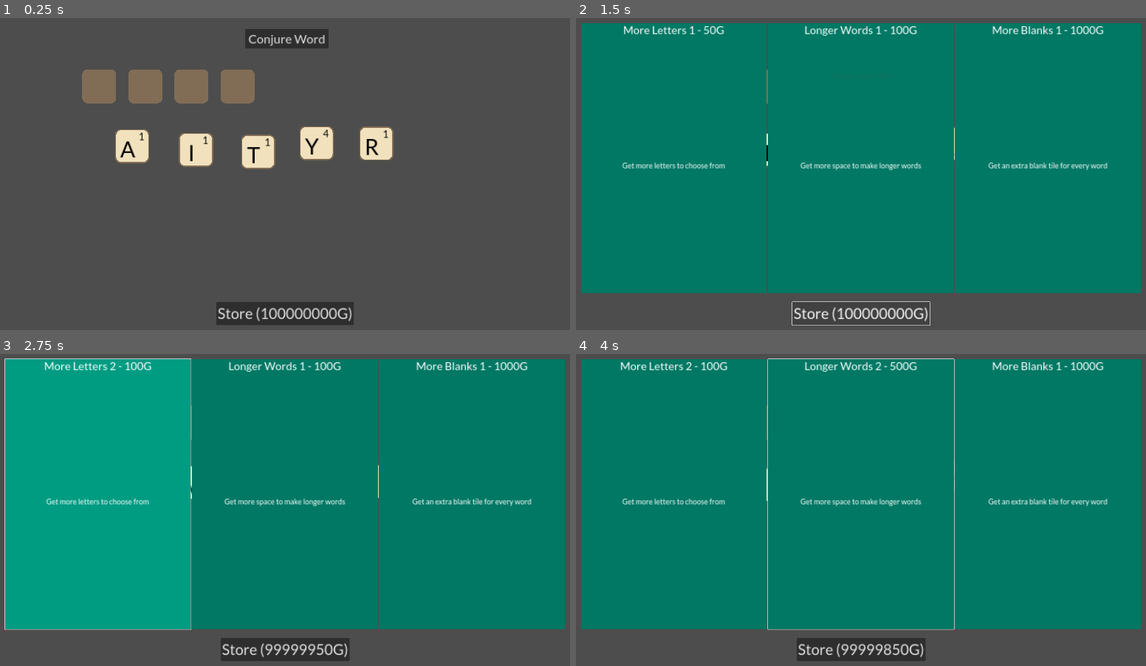
Above: before the commit, frames 1-4 (two rows, left to right).
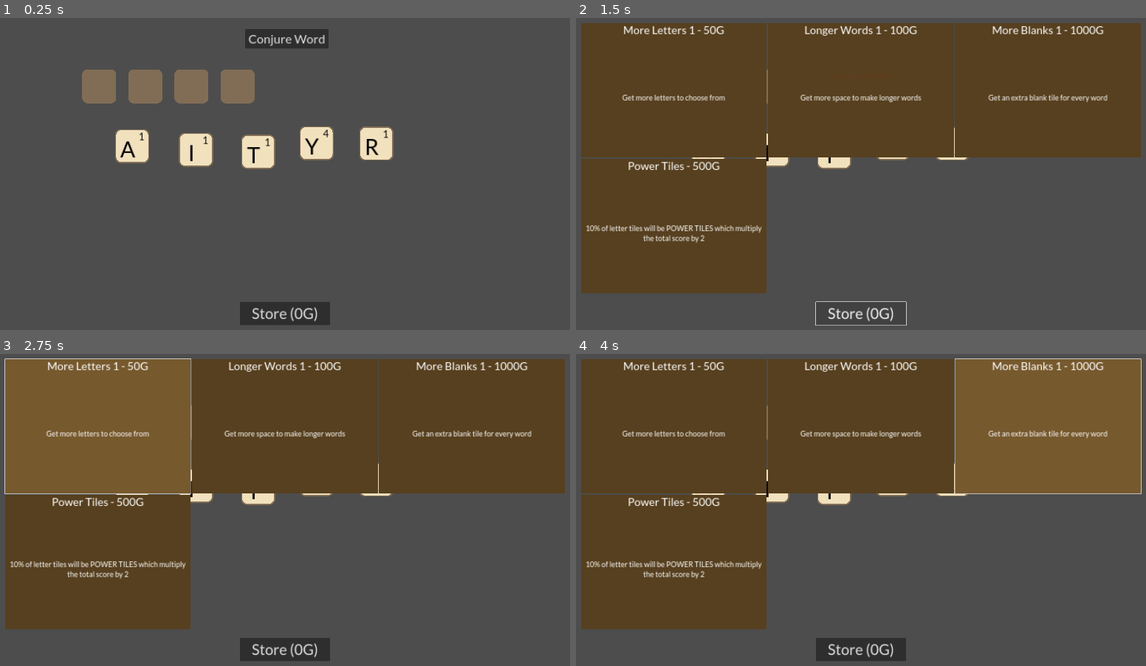
Above: after the commit, the same moments.

Repository: r0ckwav3/lexical-hexer
Game: Godot game, scene res://Scenes/Main.tscn
The game is run twice, just before and just after one commit, with the same random seed, the same clock (stepped at 60 frames per second) and the same inputs.
Inputs (mouse positions are in pixels of both pictures, inside the frame that each line leads up to; where the layout moved, square brackets give the same spot in the first picture):
- Up to frame 1 (0.25 s): no input
- Up to frame 2 (1.5 s): click "Conjure Word" at 0.5 s; click "Store (100000000G)" (after the commit: "Store (0G)") at 1.25 s
- Up to frame 3 (2.75 s): click (96, 425) [96, 494] at 2 s
- Up to frame 4 (4 s): click (861, 425) [861, 494] at 2.75 s; click (1049, 425) [1049, 494] at 3.5 s

The runs differ from the first frame. In frame 1, 0.9% of the frame differs, in the area x 37-63%, y 91-99%; in frame 2, 85%; in frame 3, 86%; in frame 4, 86%, in the area x 0-100%, y 1-99%.

Commit message:
add power tiles

Diff:
--- a/Assets/ShopTheme.tres
+++ b/Assets/ShopTheme.tres
@@ -1,13 +1,13 @@
 [gd_resource type="Theme" load_steps=4 format=3 uid="uid://bplvseo1mim6v"]
 
 [sub_resource type="StyleBoxFlat" id="StyleBoxFlat_yni7m"]
-bg_color = Color(0, 0.611765, 0.509804, 1)
+bg_color = Color(0.466667, 0.34902, 0.180392, 1)
 
 [sub_resource type="StyleBoxFlat" id="StyleBoxFlat_gaqix"]
-bg_color = Color(0, 0.470588, 0.392157, 1)
+bg_color = Color(0.341176, 0.25098, 0.121569, 1)
 
 [sub_resource type="StyleBoxFlat" id="StyleBoxFlat_4kf3j"]
-bg_color = Color(0, 0.384314, 0.431373, 1)
+bg_color = Color(0.223529, 0.0745098, 0.0156863, 1)
 
 [resource]
 Button/font_sizes/font_size = 24
--- a/Scenes/LetterTile.tscn
+++ b/Scenes/LetterTile.tscn
@@ -1,15 +1,15 @@
-[gd_scene load_steps=4 format=3 uid="uid://batc3rb0yxb13"]
+[gd_scene load_steps=5 format=3 uid="uid://batc3rb0yxb13"]
 
 [ext_resource type="Script" path="res://Scripts/LetterTile.gd" id="1_vdqk0"]
 [ext_resource type="Texture2D" uid="uid://dv1fk3kifs8oc" path="res://Assets/TileBack.png" id="1_vrhfx"]
+[ext_resource type="Texture2D" uid="uid://byovltxannfvd" path="res://Assets/PowerTile.png" id="2_4imkl"]
 
 [sub_resource type="RectangleShape2D" id="RectangleShape2D_4pljf"]
 size = Vector2(112, 111)
 
 [node name="LetterTile" type="Node2D"]
 script = ExtResource("1_vdqk0")
-letter = " "
-score = 0
+power_tile_back = ExtResource("2_4imkl")
 
 [node name="TileBack" type="Sprite2D" parent="."]
 position = Vector2(56, 56)
--- a/Scenes/Main.tscn
+++ b/Scenes/Main.tscn
@@ -10,11 +10,11 @@
 slot_count = 4
 letter_bag_size = 5
 
+[node name="AdventureQueue" parent="." instance=ExtResource("3_5x3sy")]
+
 [node name="StoreManager" parent="." node_paths=PackedStringArray("scrabble_manager") instance=ExtResource("1_gp512")]
-money = 100000000
+money = 0
 scrabble_manager = NodePath("../ScrabbleManager")
-
-[node name="AdventureQueue" parent="." instance=ExtResource("3_5x3sy")]
 
 [connection signal="submitted_word" from="ScrabbleManager" to="AdventureQueue" method="start_adventure"]
 [connection signal="adventure_finished" from="AdventureQueue" to="StoreManager" method="_on_adventure_queue_adventure_finished"]
--- a/Scenes/StoreManager.tscn
+++ b/Scenes/StoreManager.tscn
@@ -1,8 +1,9 @@
-[gd_scene load_steps=4 format=3 uid="uid://b3433w3smwcax"]
+[gd_scene load_steps=5 format=3 uid="uid://b3433w3smwcax"]
 
 [ext_resource type="Script" path="res://Scripts/StoreManager.gd" id="1_5ml13"]
 [ext_resource type="PackedScene" uid="uid://3ixf2por7wv1" path="res://Scenes/ReapeatUpgradeButton.tscn" id="2_pm4kn"]
 [ext_resource type="Theme" uid="uid://bplvseo1mim6v" path="res://Assets/ShopTheme.tres" id="2_vkewv"]
+[ext_resource type="PackedScene" uid="uid://c4uar67ey2u42" path="res://Scenes/UpgradeButton.tscn" id="4_q7q1g"]
 
 [node name="StoreManager" type="Control"]
 layout_mode = 3
@@ -52,6 +53,12 @@
 max_tier = 4
 description = "Get an extra blank tile for every word"
 
+[node name="UpgradeButton" parent="ButtonContainer" instance=ExtResource("4_q7q1g")]
+layout_mode = 2
+title = "Power Tiles"
+cost = 500
+description = "10% of letter tiles will be POWER TILES which multiply the total score by 2"
+
 [node name="ToggleStoreButton" type="Button" parent="."]
 layout_mode = 1
 anchors_preset = 7
--- a/Scenes/UpgradeButton.tscn
+++ b/Scenes/UpgradeButton.tscn
@@ -24,9 +24,11 @@
 horizontal_alignment = 1
 
 [node name="Label2" type="Label" parent="VBoxContainer"]
+custom_minimum_size = Vector2(50, 2.08165e-12)
 layout_mode = 2
 size_flags_vertical = 6
 theme_override_font_sizes/font_size = 24
 text = "Get more letters per bag
 "
 horizontal_alignment = 1
+autowrap_mode = 2
--- a/Scripts/LetterTile.gd
+++ b/Scripts/LetterTile.gd
@@ -4,8 +4,11 @@
 var intial_position := Vector2.ZERO
 var slot: LetterTileSlot
 
+@export var power_tile_back: Texture2D
+
 @export var letter := "Z"
-@export var score := 5
+@export var score := 10
+@export var is_power_tile := false
 var is_blank := false
 var blank_inputting := false
 
@@ -18,6 +21,9 @@
 		is_blank = true
 		var font_color = Color("b700a1")
 		find_child("LetterLabel").set("theme_override_colors/font_color", font_color)
+
+	if is_power_tile:
+		find_child("TileBack").texture = power_tile_back
 
 	intial_position = global_position
 	dragging_ended.connect(_on_dragging_ended)
--- a/Scripts/LetterTileSlot.gd
+++ b/Scripts/LetterTileSlot.gd
@@ -34,3 +34,9 @@
 		return curr_tile.score
 	else:
 		return 0
+
+func is_power_tile():
+	if curr_tile:
+		return curr_tile.is_power_tile
+	else:
+		return false
--- a/Scripts/ScrabbleManager.gd
+++ b/Scripts/ScrabbleManager.gd
@@ -25,6 +25,8 @@
 var total_tile_count: int
 
 var legal_words = {}
+
+var power_tiles_enabled = false
 
 # Called when the node enters the scene tree for the first time.
 func _ready():
@@ -81,9 +83,15 @@
 		var y = (int(i / tile_row_len) * tile_separation) + rng.randf_range(-tile_jitter, tile_jitter)
 
 		var new_tile = TileScn.instantiate()
+
 		new_tile.letter = tile_info["letter"]
 		new_tile.score = tile_info["score"]
 		new_tile.position = Vector2(x, y)
+
+		if power_tiles_enabled:
+			if rng.randf() <= 0.1:
+				new_tile.is_power_tile = true
+
 		tile_parent.add_child(new_tile)
 
 
@@ -109,7 +117,7 @@
 		_show_error("Invalid word")
 	else:
 		# valid word or single letter
-		submitted_word.emit(word, score * word.length())
+		submitted_word.emit(word, score)
 		_reset_slots_tiles()
 		_setup_slots()
 		_setup_tiles()
@@ -138,9 +146,15 @@
 
 func get_score() -> int:
 	var score := 0
+	var wordlen := 0
+	var multiplier := 1
 	for slot in slot_parent.get_children():
 		score += slot.get_score()
-	return score
+		if slot.get_letter() != "":
+			wordlen += 1
+		if slot.is_power_tile():
+			multiplier = multiplier*2
+	return score * wordlen * wordlen * multiplier
 
 
 # Called every frame. 'delta' is the elapsed time since the previous frame.
@@ -165,3 +179,6 @@
 	_reset_slots_tiles()
 	_setup_slots()
 	_setup_tiles()
+
+func enable_power_tiles():
+	power_tiles_enabled = true
--- a/Scripts/StoreManager.gd
+++ b/Scripts/StoreManager.gd
@@ -35,6 +35,8 @@
 		scrabble_manager.increment_slots()
 	if name == "More Blanks":
 		scrabble_manager.increment_blanks()
+	if name == "Power Tiles":
+		scrabble_manager.enable_power_tiles()
 
 func _on_toggle_store_button_pressed():
 	if store_visible:
Binary file added: Assets/PowerTile.png
Not shown, added: Assets/PowerTile.png.import
